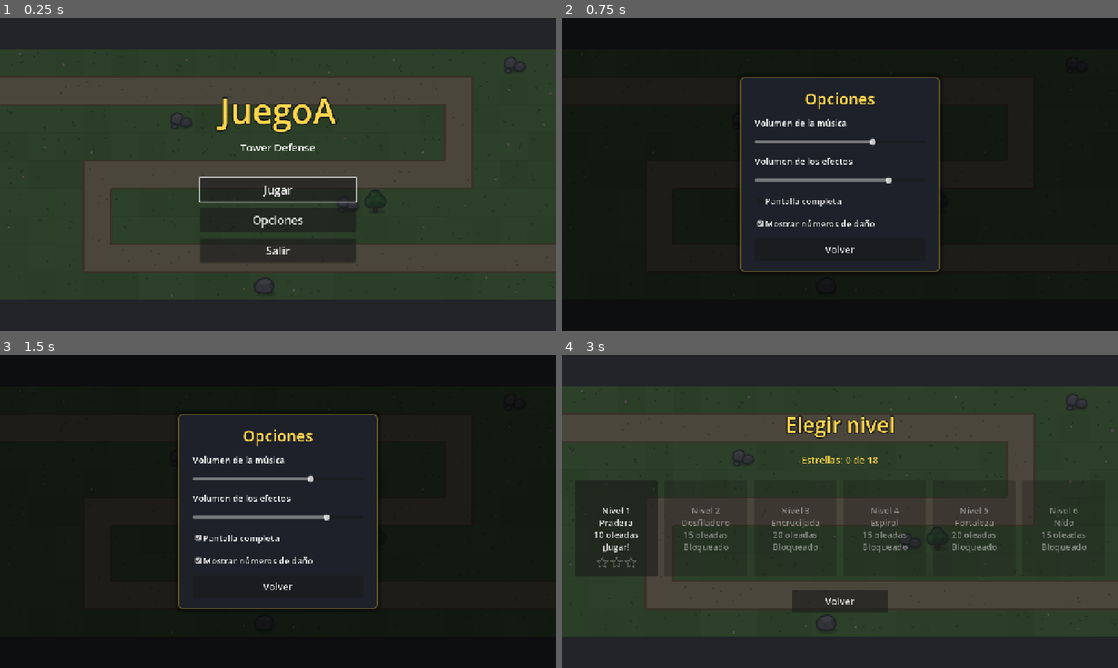
Above: before the commit, frames 1-4 (two rows, left to right).
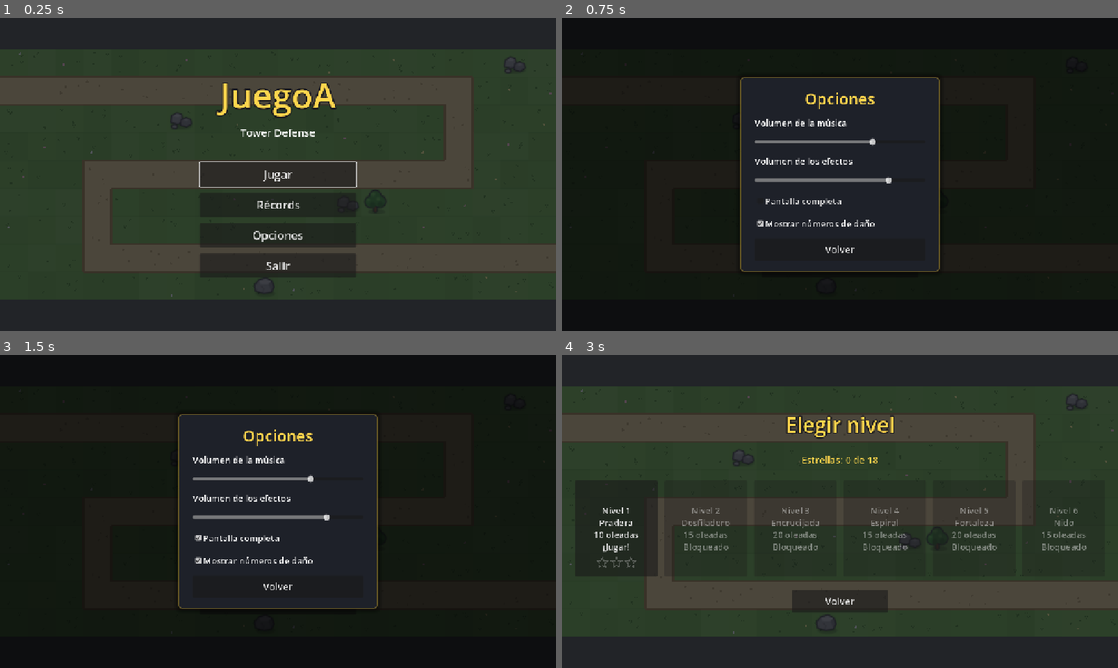
Above: after the commit, the same moments.

Repository: pasaporteN25/MonstersAndCanons
Game: Godot game, scene res://scenes/ui/main_menu.tscn
The game is run twice, just before and just after one commit, with the same random seed, the same clock (stepped at 60 frames per second) and the same inputs.
Inputs (mouse positions are in pixels of both pictures, inside the frame that each line leads up to):
- Up to frame 1 (0.25 s): no input
- Up to frame 2 (0.75 s): click "Opciones" at 0.5 s
- Up to frame 3 (1.5 s): click (278, 542) at 1.25 s, where only the run after the commit has a clickable "Récords"
- Up to frame 4 (3 s): click "Volver" at 2 s; click "Jugar" at 2.75 s

The runs differ from the first frame. In frame 1, 5.3% of the frame differs, in the area x 35-65%, y 20-81%; in frame 2, less than 0.1%; in frame 3, less than 0.1%; in frame 4, nothing differs.

Commit message:
T91: pantalla de Récords en el menú y cierre de M6 (documentación y exportaciones)
Co-Authored-By: Claude Opus 5.5 <noreply@anthropic.com>

Diff:
--- a/scenes/ui/level_select.gd
+++ b/scenes/ui/level_select.gd
@@ -3,8 +3,8 @@
 # y su mejor resultado. Arriba, el total de estrellas de la campaña.
 extends Control
 
-## 5 tarjetas de 220 px + 4 espacios de 16 px = 1164 px: entran en los 1280 de la pantalla.
-const CARD_SIZE := Vector2(190, 220)  # angostas: entran 6 en la pantalla (M5)
+## 6 tarjetas de 190 px + 5 espacios de 16 px = 1220 px: entran en los 1280 de la pantalla.
+const CARD_SIZE := Vector2(190, 220)
 const CARD_STAR_SIZE: float = 26.0
 
 @onready var _cards: HBoxContainer = %Cards
--- a/scenes/ui/main_menu.gd
+++ b/scenes/ui/main_menu.gd
@@ -1,7 +1,8 @@
-# Menú principal (RF-110): Jugar, Opciones, Salir.
+# Menú principal (RF-110): Jugar, Récords, Opciones, Salir.
 extends Control
 
 @onready var _play_button: Button = %PlayButton
+@onready var _records_button: Button = %RecordsButton
 @onready var _options_button: Button = %OptionsButton
 @onready var _quit_button: Button = %QuitButton
 @onready var _options: OptionsMenu = %OptionsMenu
@@ -9,6 +10,7 @@
 
 func _ready() -> void:
 	_play_button.pressed.connect(GameFlow.go_to_level_select)
+	_records_button.pressed.connect(GameFlow.go_to_records)  # RF-195
 	_options_button.pressed.connect(_options.open)
 	_quit_button.pressed.connect(get_tree().quit)
 	_options.closed.connect(_play_button.grab_focus)
--- a/scenes/ui/main_menu.tscn
+++ b/scenes/ui/main_menu.tscn
@@ -65,6 +65,13 @@
 theme_override_font_sizes/font_size = 26
 text = "Jugar"
 
+[node name="RecordsButton" type="Button" parent="Center/Rows"]
+unique_name_in_owner = true
+custom_minimum_size = Vector2(0, 56)
+layout_mode = 2
+theme_override_font_sizes/font_size = 26
+text = "Récords"
+
 [node name="OptionsButton" type="Button" parent="Center/Rows"]
 unique_name_in_owner = true
 custom_minimum_size = Vector2(0, 56)
--- /dev/null
+++ b/scenes/ui/records_screen.gd
@@ -0,0 +1,83 @@
+# Pantalla de récords (RF-195): el top 5 de cada nivel (se cambia con ◄/► o las flechas) y
+# el Salón de la fama. Solo muestra: los récords los anota la pantalla final.
+extends Control
+
+const HALL_SUBTITLE: String = "Para quien ganó todos los niveles"
+const HALL_EMPTY: String = "Todavía nadie ganó todos los niveles"
+
+var _index: int = 0
+var _table: ScoreTable
+var _hall: HallOfFame
+
+@onready var _level_name: Label = %LevelName
+@onready var _table_panel: PanelContainer = %TablePanel
+@onready var _prev_button: Button = %PrevButton
+@onready var _next_button: Button = %NextButton
+@onready var _hall_button: Button = %HallButton
+@onready var _back_button: Button = %BackButton
+
+
+func _ready() -> void:
+	var margin := MarginContainer.new()
+	for side: String in ["left", "top", "right", "bottom"]:
+		margin.add_theme_constant_override("margin_" + side, 14)
+	_table_panel.add_child(margin)
+	_table = ScoreTable.new().setup(24)
+	_table.size_flags_horizontal = Control.SIZE_SHRINK_CENTER
+	margin.add_child(_table)
+	_prev_button.pressed.connect(func() -> void: show_level(_index - 1))
+	_next_button.pressed.connect(func() -> void: show_level(_index + 1))
+	_hall_button.pressed.connect(open_hall_of_fame)
+	_back_button.pressed.connect(GameFlow.go_to_main_menu)
+	show_level(0)
+	Audio.add_click_sounds(self)
+	_back_button.grab_focus()
+
+
+## Muestra el top 5 del nivel `index` (da la vuelta: después del último viene el primero).
+func show_level(index: int) -> void:
+	_index = posmod(index, GameFlow.level_count())
+	var level: LevelData = GameFlow.level(_index)
+	_level_name.text = "Nivel %d · %s" % [_index + 1, level.display_name]
+	_table.show_scores(SaveManager.scores(level.id))
+
+
+func current_level_index() -> int:
+	return _index
+
+
+func table_rows() -> int:
+	return _table.row_count()
+
+
+## RF-194: el Salón de la fama, con su estética dorada, encima de esta pantalla.
+func open_hall_of_fame() -> void:
+	var entries: Array = GameFlow.hall_of_fame()
+	_hall = HallOfFame.new()
+	add_child(_hall)
+	_hall.show_table(entries, -1, HALL_SUBTITLE if not entries.is_empty() else HALL_EMPTY)
+	_hall.closed.connect(close_hall_of_fame)
+
+
+func is_hall_open() -> bool:
+	return _hall != null
+
+
+func close_hall_of_fame() -> void:
+	if _hall != null:
+		_hall.queue_free()
+		_hall = null
+
+
+## Esc (o "atrás" en Android, RF-142): cierra el Salón o vuelve al menú. Flechas: otro nivel.
+func _unhandled_input(event: InputEvent) -> void:
+	if event.is_action_pressed("cancel"):
+		get_viewport().set_input_as_handled()
+		if is_hall_open():
+			close_hall_of_fame()
+		else:
+			GameFlow.go_to_main_menu()
+	elif not is_hall_open() and event.is_action_pressed("ui_left"):
+		show_level(_index - 1)
+	elif not is_hall_open() and event.is_action_pressed("ui_right"):
+		show_level(_index + 1)
--- /dev/null
+++ b/scenes/ui/records_screen.tscn
@@ -0,0 +1,102 @@
+[gd_scene format=3]
+
+[ext_resource type="Script" path="res://scenes/ui/records_screen.gd" id="1_records"]
+[ext_resource type="Script" path="res://scenes/ui/menu_background.gd" id="2_bg"]
+[ext_resource type="StyleBox" path="res://assets/ui/panel_style.tres" id="3_style"]
+
+[node name="RecordsScreen" type="Control"]
+layout_mode = 3
+anchors_preset = 15
+anchor_right = 1.0
+anchor_bottom = 1.0
+grow_horizontal = 2
+grow_vertical = 2
+script = ExtResource("1_records")
+
+[node name="Background" type="Node2D" parent="."]
+script = ExtResource("2_bg")
+
+[node name="Dim" type="ColorRect" parent="."]
+layout_mode = 1
+anchors_preset = 15
+anchor_right = 1.0
+anchor_bottom = 1.0
+grow_horizontal = 2
+grow_vertical = 2
+mouse_filter = 2
+color = Color(0.07, 0.08, 0.1, 0.72)
+
+[node name="Center" type="CenterContainer" parent="."]
+layout_mode = 1
+anchors_preset = 15
+anchor_right = 1.0
+anchor_bottom = 1.0
+grow_horizontal = 2
+grow_vertical = 2
+
+[node name="Rows" type="VBoxContainer" parent="Center"]
+unique_name_in_owner = true
+custom_minimum_size = Vector2(460, 0)
+layout_mode = 2
+theme_override_constants/separation = 18
+
+[node name="Title" type="Label" parent="Center/Rows"]
+layout_mode = 2
+theme_override_colors/font_color = Color(1, 0.84, 0.3, 1)
+theme_override_colors/font_outline_color = Color(0.1, 0.1, 0.12, 1)
+theme_override_constants/outline_size = 10
+theme_override_font_sizes/font_size = 48
+text = "Récords"
+horizontal_alignment = 1
+
+[node name="LevelRow" type="HBoxContainer" parent="Center/Rows"]
+layout_mode = 2
+alignment = 1
+theme_override_constants/separation = 16
+
+[node name="PrevButton" type="Button" parent="Center/Rows/LevelRow"]
+unique_name_in_owner = true
+custom_minimum_size = Vector2(52, 44)
+layout_mode = 2
+focus_mode = 0
+text = "◄"
+
+[node name="LevelName" type="Label" parent="Center/Rows/LevelRow"]
+unique_name_in_owner = true
+custom_minimum_size = Vector2(300, 0)
+layout_mode = 2
+theme_override_font_sizes/font_size = 26
+text = "Nivel 1 · Pradera"
+horizontal_alignment = 1
+vertical_alignment = 1
+
+[node name="NextButton" type="Button" parent="Center/Rows/LevelRow"]
+unique_name_in_owner = true
+custom_minimum_size = Vector2(52, 44)
+layout_mode = 2
+focus_mode = 0
+text = "►"
+
+[node name="TablePanel" type="PanelContainer" parent="Center/Rows"]
+unique_name_in_owner = true
+custom_minimum_size = Vector2(0, 200)
+layout_mode = 2
+theme_override_styles/panel = ExtResource("3_style")
+
+[node name="HallButton" type="Button" parent="Center/Rows"]
+unique_name_in_owner = true
+custom_minimum_size = Vector2(300, 52)
+layout_mode = 2
+size_flags_horizontal = 4
+focus_mode = 0
+theme_override_colors/font_color = Color(1, 0.84, 0.3, 1)
+theme_override_font_sizes/font_size = 22
+text = "Salón de la fama"
+
+[node name="BackButton" type="Button" parent="Center/Rows"]
+unique_name_in_owner = true
+custom_minimum_size = Vector2(220, 52)
+layout_mode = 2
+size_flags_horizontal = 4
+theme_override_font_sizes/font_size = 22
+text = "Volver"
--- a/scripts/autoload/game_flow.gd
+++ b/scripts/autoload/game_flow.gd
@@ -7,6 +7,7 @@
 const MAIN_MENU_SCENE: String = "res://scenes/ui/main_menu.tscn"
 const LEVEL_SELECT_SCENE: String = "res://scenes/ui/level_select.tscn"
 const GAME_SCENE: String = "res://scenes/game/game.tscn"
+const RECORDS_SCENE: String = "res://scenes/ui/records_screen.tscn"
 
 ## Índice del nivel de la campaña que se está jugando.
 ## -1 = no se juega desde la campaña (por ejemplo, game.tscn abierto con F6, o un test):
@@ -180,3 +181,9 @@
 func go_to_level_select() -> void:
 	current_index = -1
 	get_tree().change_scene_to_file(LEVEL_SELECT_SCENE)
+
+
+## RF-195: la pantalla de récords.
+func go_to_records() -> void:
+	current_index = -1
+	get_tree().change_scene_to_file(RECORDS_SCENE)
--- a/tests/test_menus_and_flow.gd
+++ b/tests/test_menus_and_flow.gd
@@ -91,7 +91,7 @@
 func test_main_menu_has_its_buttons() -> void:
 	var menu: Control = (load("res://scenes/ui/main_menu.tscn") as PackedScene).instantiate()
 	add_child_autofree(menu)
-	for button_name: String in ["PlayButton", "OptionsButton", "QuitButton"]:
+	for button_name: String in ["PlayButton", "RecordsButton", "OptionsButton", "QuitButton"]:
 		assert_not_null(menu.get_node_or_null("%" + button_name), button_name)
 
 
--- /dev/null
+++ b/tests/test_records_screen.gd
@@ -0,0 +1,49 @@
+# Tests de la pantalla de récords (T91, spec RF-195).
+extends GutTest
+
+const RECORDS_SCENE: PackedScene = preload("res://scenes/ui/records_screen.tscn")
+const TEST_PATH: String = "user://test_save.json"
+
+var screen: Control
+
+
+func before_each() -> void:
+	if FileAccess.file_exists(TEST_PATH):
+		DirAccess.remove_absolute(TEST_PATH)
+	SaveManager.save_path = TEST_PATH
+	SaveManager.load_save()
+	SaveManager.add_score(&"level_01", "ANA", 900)
+	SaveManager.add_score(&"level_01", "LUC", 700)
+	screen = RECORDS_SCENE.instantiate()
+	add_child_autofree(screen)
+
+
+func after_each() -> void:
+	if FileAccess.file_exists(TEST_PATH):
+		DirAccess.remove_absolute(TEST_PATH)
+	SaveManager.save_path = SaveManager.DEFAULT_PATH
+	SaveManager.load_save()
+
+
+func _level_name() -> String:
+	return (screen.get_node("%LevelName") as Label).text
+
+
+func test_starts_with_the_first_level() -> void:
+	assert_eq(_level_name(), "Nivel 1 · Pradera")
+	assert_eq(screen.table_rows(), 2, "los dos récords del nivel 1")
+
+
+func test_arrows_change_level_and_wrap_around() -> void:
+	screen.show_level(1)
+	assert_eq(_level_name(), "Nivel 2 · Desfiladero")
+	assert_eq(screen.table_rows(), 1, "sin récords: una fila que lo dice")
+	screen.show_level(-1)
+	assert_eq(screen.current_level_index(), GameFlow.level_count() - 1, "antes del primero, el último")
+
+
+func test_hall_of_fame_opens_and_closes() -> void:
+	screen.open_hall_of_fame()
+	assert_true(screen.is_hall_open(), "RF-195")
+	screen.close_hall_of_fame()
+	assert_false(screen.is_hall_open())
Not shown, added: scenes/ui/records_screen.gd.uid
Not shown, added: tests/test_records_screen.gd.uid
Not shown, changed: ONBOARDING.md
Not shown, changed: README.md
Not shown, changed: specs/02-plan-tecnico.md
Not shown, changed: specs/03-tareas.md
